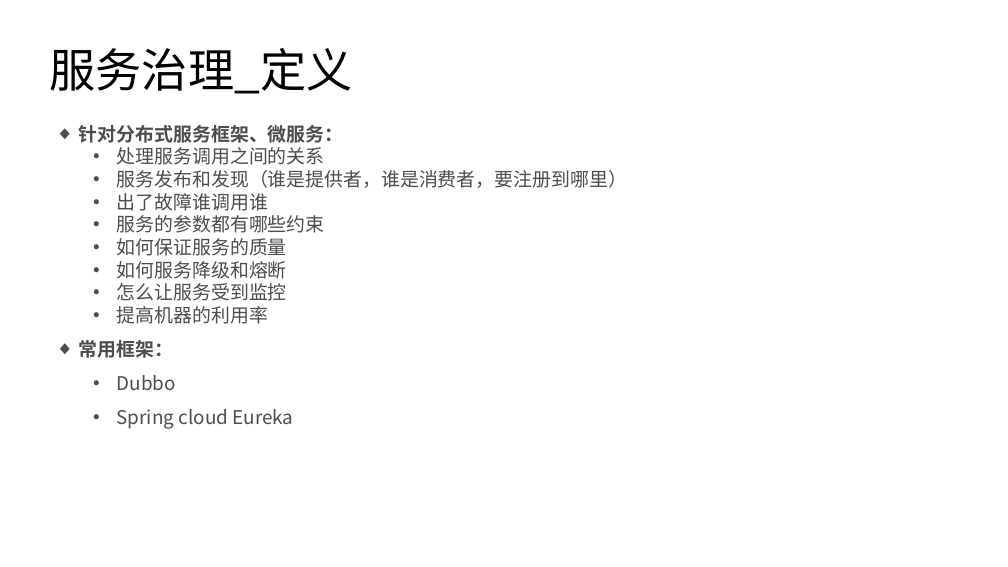
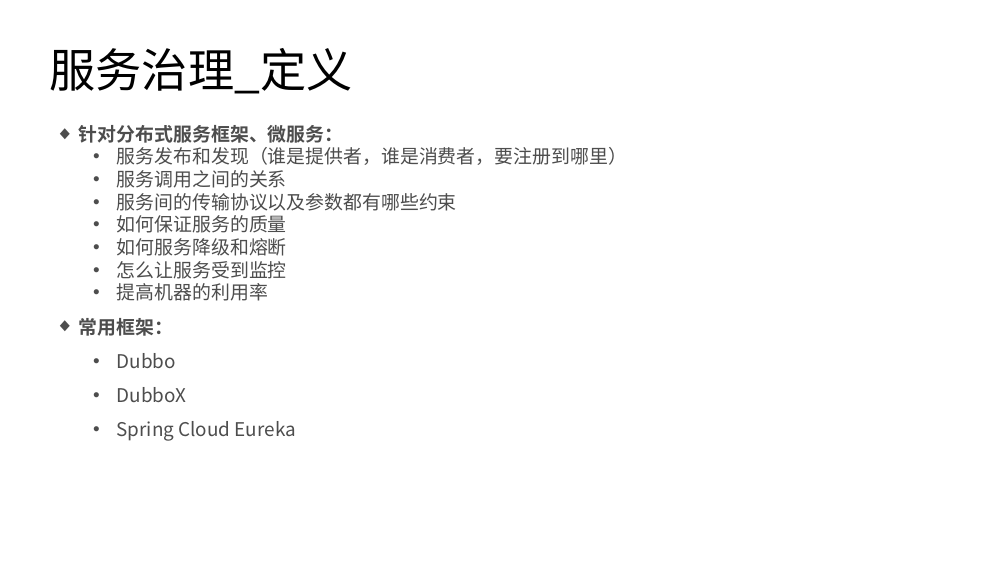
Before and after one commit to haydenwang/docs-all, a slide deck: slide 12 of 互联网技术架构变迁.pptx. Drawn at 1008x567 pixels with LibreOffice and Linux fonts; fonts in the diff are those of the drawing. Boxes give left, top, right and bottom in pixels: in the first picture for what was removed or moved away, otherwise in the second. Text is boxed around its words. In the diff, an @@ line names an element or a change of style, - is before the commit and + after.

```diff
--- a/互联网技术架构变迁.pptx
+++ b/互联网技术架构变迁.pptx
@@ text at <box>117,147,325,165</box>: paragraph removed @@
-  • 处理服务调用之间的关系
@@ text at <box>117,170,457,211</box>: text changed @@
-  • 出了故障谁调用谁
-  • 服务的参数都有哪些约束
+  • 服务调用之间的关系
+  • 服务间的传输协议以及参数都有哪些约束
@@ text at <box>117,387,296,441</box>: text changed @@
-  • Spring cloud Eureka
+  • DubboX
+  • Spring Cloud Eureka
```
Also in this commit, not shown: 9 other slides changed, 5 slides added, 3 slides removed, 2 other files.
